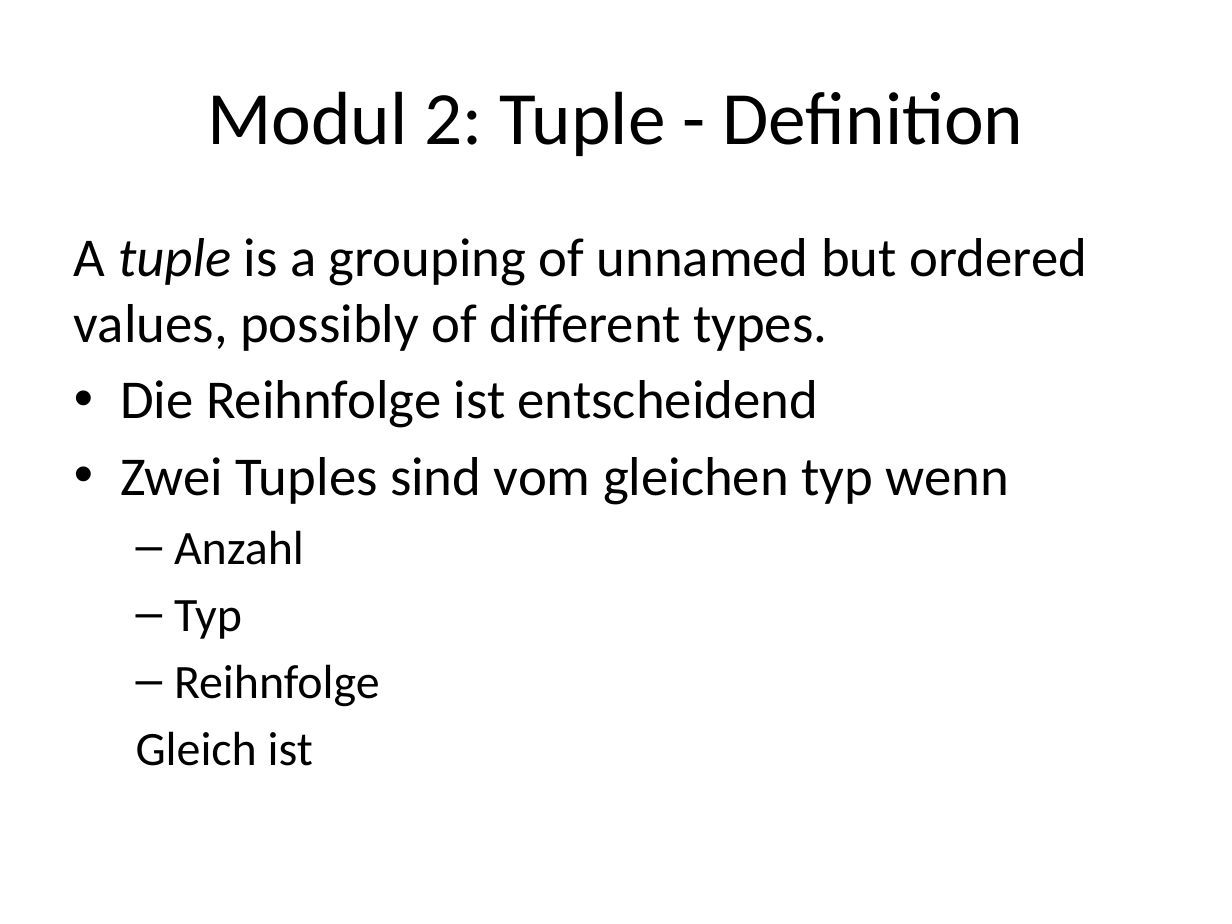
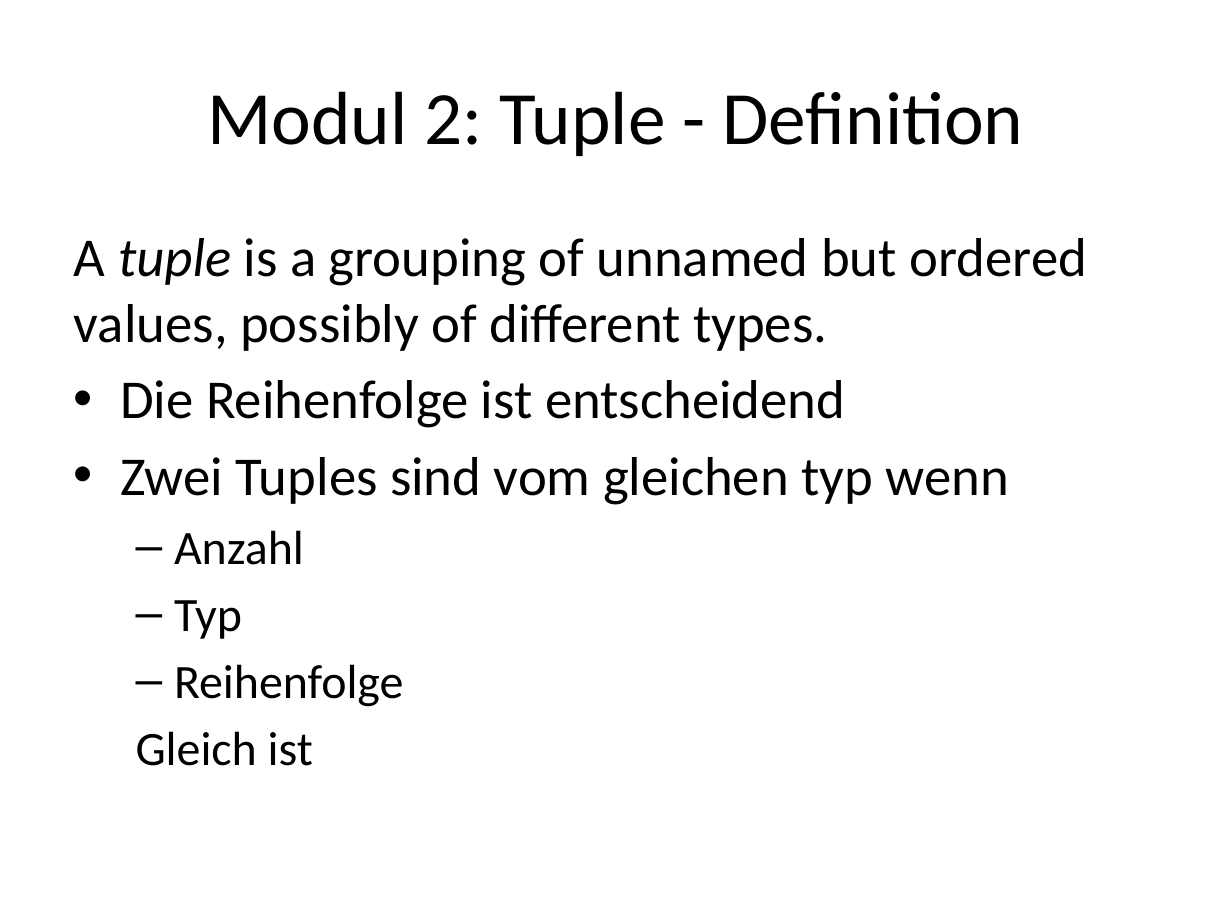
Before and after one commit to nasserbrake/Spartakiade2017, a slide deck: slide 39 of FSharp.pptx. Drawn at 1232x924 pixels with LibreOffice and Linux fonts; fonts in the diff are those of the drawing. Boxes give left, top, right and bottom in pixels: in the first picture for what was removed or moved away, otherwise in the second. Text is boxed around its words. In the diff, an @@ line names an element or a change of style, - is before the commit and + after.

```diff
--- a/FSharp.pptx
+++ b/FSharp.pptx
@@ text at [120, 380, 845, 428]: text changed @@
-• Die Reihnfolge ist entscheidend
+• Die Reihenfolge ist entscheidend
@@ text at [174, 664, 403, 707]: text changed @@
-  – Reihnfolge
+  – Reihenfolge
```
Also in this commit, not shown: 2 other slides changed, 1 slide added, 4 other files.
